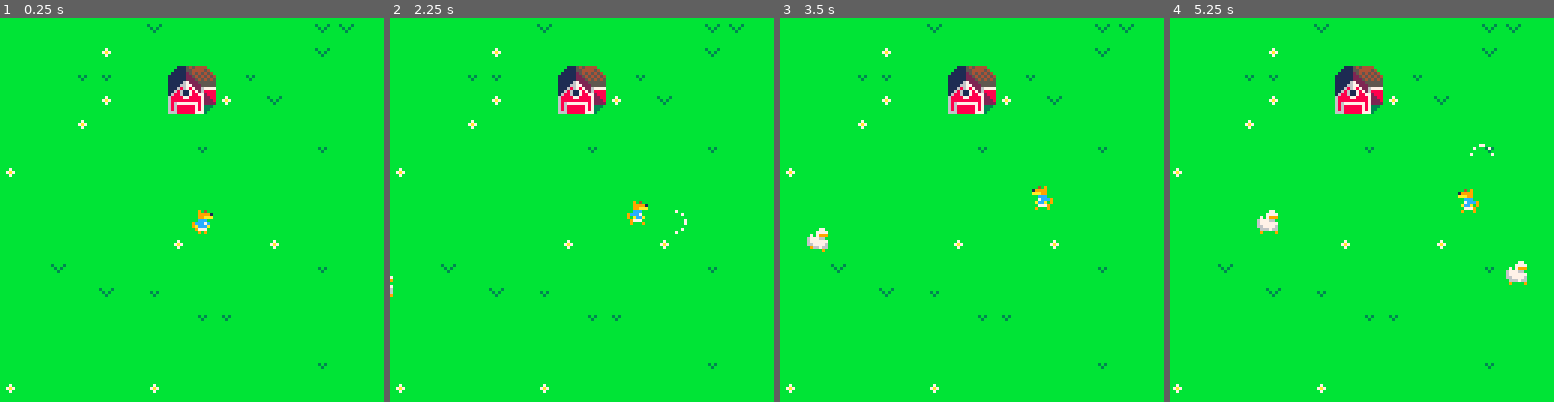
Above: before the commit, frames 1-4 (left to right).
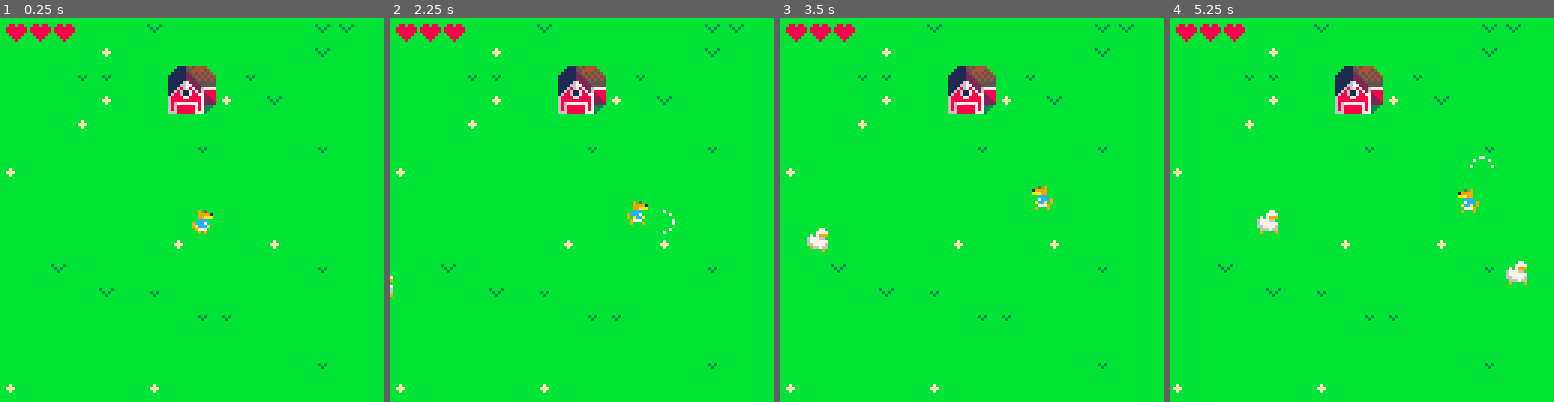
Above: after the commit, the same moments.

Repository: tmaiadev/pico8-poultrygeddon
Game: PICO-8 cartridge poultrygeddon.p8
Two runs of this game, one before a commit and one after it. Both use one fixed random seed, a clock stepped at 60 frames per second and the inputs below.
Inputs:
- Up to frame 1 (0.25 s): no input
- Up to frame 2 (2.25 s): hold Right 1.6-2.1 s; hold Up from 2.15 s (still down)
- Up to frame 3 (3.5 s): release Up at 2.42 s; hold Right 2.47-3.03 s; hold Left from 3.08 s (still down)
- Up to frame 4 (5.25 s): release Left at 3.58 s; hold Down 3.63-3.97 s; hold Right 4.02-4.68 s; hold Up 4.73-5.03 s; hold Left from 5.08 s (still down)

The runs differ from the first frame. In frame 1, 0.5% of the frame differs, in the area x 1-20%, y 1-7%; in frame 2, 0.6%, in the area x 1-78%, y 1-57%; in frame 3, 0.5%; in frame 4, 0.6%.

Commit message:
player gets hurt with enemy collition

Diff:
--- a/poultrygeddon.p8
+++ b/poultrygeddon.p8
@@ -6,6 +6,7 @@
 	cam={
 		x=plr.x-(screen_size/2),
 		y=plr.y-(screen_size/2),
+		ani=nil
 	}
 	enemies={}
 	drops={}
@@ -26,7 +27,16 @@
 	end
 
 	plr_update(plr,enemies)
-	cam_follow(cam,plr)
+
+	-- if camera animation
+	-- update it, otherwise
+	-- follow player
+	if cam.ani then
+		ani_update(cam.ani)
+	else
+		cam_follow(cam,plr)
+	end
+
 
 	for d in all(drops) do
 		drop_update(d)
@@ -87,7 +97,64 @@
 
 	plr_draw(plr)
 
+	hud_draw()
+
 	debug_draw(cam.x,cam.y)
+end
+
+function hud_draw()
+	assert(cam, "`cam` is not defined globally")
+	assert(plr, "`plr` is not defined globally")
+
+	for i=1,3 do
+		local y=2
+		local x=((i-1)*tile_size)+2
+		local fullspr=15
+		local halfspr=14
+		local emptspr=13
+		local hrtspr=emptspr
+		local h=plr.health/2
+
+		if h>=i then
+			hrtspr=fullspr
+		elseif h>i-1 then
+			hrtspr=halfspr
+		end
+
+		spr(hrtspr,cam.x+x,cam.y+y)
+	end
+end
+
+function cam_shake(dur)
+	assert("`cam` is not defined globally")
+
+	if cam.ani then
+		return
+	end
+
+	dur=dur or .1
+	local a=ani_new()
+	local camx=cam.x
+	local camy=cam.y
+
+	-- shake for duration
+	for i=1,60*dur do
+		ani_add(a, function()
+			cam.x=camx+rnd({-1,0,1})
+			cam.y=camy+rnd({-1,0,1})
+		end)
+	end
+
+	-- restore original position
+	ani_add(a, function()
+		cam.x=camx
+		cam.y=camy
+		cam.ani=nil
+	end)
+
+	ani_start(a)
+
+	cam.ani=a
 end
 -->8
 -- player --
@@ -109,7 +176,10 @@
 		flip_x=false,
 		running=false,
 		atks={},
-		dlt=0
+		dlt=0,
+		immortal=false,
+		immortal_cd=-1,
+		health=6
 	}
 
 	plr.running_ani=
@@ -124,6 +194,13 @@
 
 	if plr.dlt>60 then
 		plr.dlt=1
+	end
+
+	if plr.immortal then
+		plr.immortal_cd-=1
+		if plr.immortal_cd == 0 then
+			plr.immortal=false
+		end
 	end
 
 	-- update player movement --
@@ -132,6 +209,8 @@
 		btn(➡️) or
 		btn(⬆️) or
 		btn(⬇️)
+
+	plr.running=running
 
 	if running then
 		ani_update(plr.running_ani)
@@ -190,7 +269,14 @@
 
 function plr_draw(plr)
 	-- draw player --
-	spr(plr.spr,plr.x,plr.y,1,1,plr.flip_x)
+	local s=plr.spr
+	if plr.immortal and
+			 plr.immortal_cd>=1 and
+			 not plr.running then
+			s=52
+	end
+
+	spr(s,plr.x,plr.y,1,1,plr.flip_x)
 
 	-- draw attack --
 	for atk in all(plr.atks) do
@@ -217,6 +303,22 @@
 	ani_start(ani)
 
 	return ani
+end
+
+function plr_immortal(plr,secs)
+	plr.immortal=true
+	if secs then
+		plr.immortal_cd=secs*60
+	end
+end
+
+function plr_hurt(plr)
+	if plr.immortal then
+		return
+	end
+
+	plr.health-=1
+	plr_immortal(plr,.5)
 end
 -->8
 -- utils --
@@ -460,6 +562,10 @@
 		t=t,
 		b=b,
 		c=c,
+		w=w,
+		h=h,
+		x=l,
+		y=t,
 		tl=tl,
 		tc=tc,
 		tr=tr,
@@ -548,13 +654,13 @@
 	local dir=plr.dir
 
 	if dir=="➡️" then
-		x+=8
+		x+=4
 	elseif dir=="⬅️" then
-		x-=8
+		x-=4
 	elseif dir=="⬇️" then
-		y+=8
+		y+=4
 	elseif dir=="⬆️" then
-		y-=8
+		y-=4
 	end
 
 	local atk={
@@ -739,6 +845,13 @@
 	if col_map(enm) then
 		enm.y-=spd_y*dir_y
 	end
+
+	-- enemy collides with
+	-- player
+	if col_ab(enm,plr) then
+		plr_hurt(plr)
+		cam_shake()
+	end
 end
 
 function enm_draw(enm)
@@ -906,12 +1019,12 @@
 	return a
 end
 __gfx__
-00000000bbbbbbbbbbbbbbbbbbbbbbbbbbbbbbbbbbbb94bbbbb44bbbbb49bbbbb999999bbbbb94bbbb49bbbbbbbbbbbbbbbbbbbb000000000000000000000000
-00000000bbbbbbbbbbbbbbbbbbbbbbbbbbbbbbbb944b94bbbbb44bbbbb49b449b444444bbbbb94bbbb49bbbbbbbbbbbbbbbbbbbb000000000000000000000000
-00700700bbbbbbbbbbbbbbbbb3bbb3bbbbb7bbbb944444bb44444444bb444449b444444bbbbb94444449bbbbbbbbbbbbbbbbbbbb000000000000000000000000
-00077000bbbbbbbbbb3b3bbbbb3b3bbbbb7a7bbb944444449944449944444449bb4444bbbbbb99999999bbbbbbbbbbbbbbbbbbbb000000000000000000000000
-00077000bbbbbbbbbbb3bbbbbbb3bbbbbbb7bbbb94444444bb4444bb4444444999444499bbbbbbbbbbbbbbbbbbbb99999999bbbb000000000000000000000000
-00700700bbbbbbbbbbbbbbbbbbbbbbbbbbbbbbbb944444bbb444444bbb44444944444444bbbbbbbbbbbbbbbbbbbb94444449bbbb000000000000000000000000
+00000000bbbbbbbbbbbbbbbbbbbbbbbbbbbbbbbbbbbb94bbbbb44bbbbb49bbbbb999999bbbbb94bbbb49bbbbbbbbbbbbbbbbbbbb088088000880880008808800
+00000000bbbbbbbbbbbbbbbbbbbbbbbbbbbbbbbb944b94bbbbb44bbbbb49b449b444444bbbbb94bbbb49bbbbbbbbbbbbbbbbbbbb800800808888008088888880
+00700700bbbbbbbbbbbbbbbbb3bbb3bbbbb7bbbb944444bb44444444bb444449b444444bbbbb94444449bbbbbbbbbbbbbbbbbbbb800000808880008088888880
+00077000bbbbbbbbbb3b3bbbbb3b3bbbbb7a7bbb944444449944449944444449bb4444bbbbbb99999999bbbbbbbbbbbbbbbbbbbb080008000880080008888800
+00077000bbbbbbbbbbb3bbbbbbb3bbbbbbb7bbbb94444444bb4444bb4444444999444499bbbbbbbbbbbbbbbbbbbb99999999bbbb008080000080800000888000
+00700700bbbbbbbbbbbbbbbbbbbbbbbbbbbbbbbb944444bbb444444bbb44444944444444bbbbbbbbbbbbbbbbbbbb94444449bbbb000800000008000000080000
 00000000bbbbbbbbbbbbbbbbbbbbbbbbbbbbbbbb944b94bbb444444bbb49b449bbb44bbbbbbbbbbbbbbbbbbbbbbb94bbbb49bbbb000000000000000000000000
 00000000bbbbbbbbbbbbbbbbbbbbbbbbbbbbbbbbbbbb94bbb999999bbb49bbbbbbb44bbbbbbbbbbbbbbbbbbbbbbb94bbbb49bbbb000000000000000000000000
 bbb1115454444bbb00000000000000000077000000007000089001d0000077000000770000007700000000000050505055000655000000000000000000000000
@@ -930,14 +1043,14 @@
 686888888787333b0000000000000000077777700000000000000000000000000000000000000000000000000000000000000000000000000000000000000000
 68688888878733bb0000000000000000007777000700007000000000000000000000000000000000000000000000000000000000000000000000000000000000
 6668888887773bbb0000000000000000000000000007700000000000000000000000000000000000000000000000000000000000000000000000000000000000
-00904000009040000090400000904000000000000000000000000000000000000000000000000000000000000000000000000000000000000000000000000000
-00999910009999100099991000999910000000000000000000000000000000000000000000000000000000000000000000000000000000000000000000000000
-0099aaa00099aaa00099aaa00099aaa0000000000000000000000000000000000000000000000000000000000000000000000000000000000000000000000000
-00ccc00000ccc00000ccc00000ccc000000000000000000000000000000000000000000000000000000000000000000000000000000000000000000000000000
-9ccc7c0090ca70009ccc70009ccc70a0000000000000000000000000000000000000000000000000000000000000000000000000000000000000000000000000
-9accca0090ccc00090acca009acccc00000000000000000000000000000000000000000000000000000000000000000000000000000000000000000000000000
-09777000097779000977700009777000000000000000000000000000000000000000000000000000000000000000000000000000000000000000000000000000
-00909000009000000900090000009000000000000000000000000000000000000000000000000000000000000000000000000000000000000000000000000000
+00904000009040000090400000904000009040000000000000000000000000000000000000000000000000000000000000000000000000000000000000000000
+00999910009999100099991000999910009899100000000000000000000000000000000000000000000000000000000000000000000000000000000000000000
+0099aaa00099aaa00099aaa00099aaa00099aaa00000000000000000000000000000000000000000000000000000000000000000000000000000000000000000
+00ccc00000ccc00000ccc00000ccc00000ccc0000000000000000000000000000000000000000000000000000000000000000000000000000000000000000000
+9ccc7c0090ca70009ccc70009ccc70a0a9cc79a00000000000000000000000000000000000000000000000000000000000000000000000000000000000000000
+9accca0090ccc00090acca009acccc0090ccc0000000000000000000000000000000000000000000000000000000000000000000000000000000000000000000
+09777000097779000977700009777000097770000000000000000000000000000000000000000000000000000000000000000000000000000000000000000000
+00909000009000000900090000009000090009000000000000000000000000000000000000000000000000000000000000000000000000000000000000000000
 00000000000000000000000000000000000000000000000000000000000000000000000000000000000000000000000000000000000000000000000000000000
 00000000000000000000000000000000000000000000000000000000000000000000000000000000000000000000000000000000000000000000000000000000
 00000000000000000000000000000000000000000000000000000000000000000000000000000000000000000000000000000000000000000000000000000000
